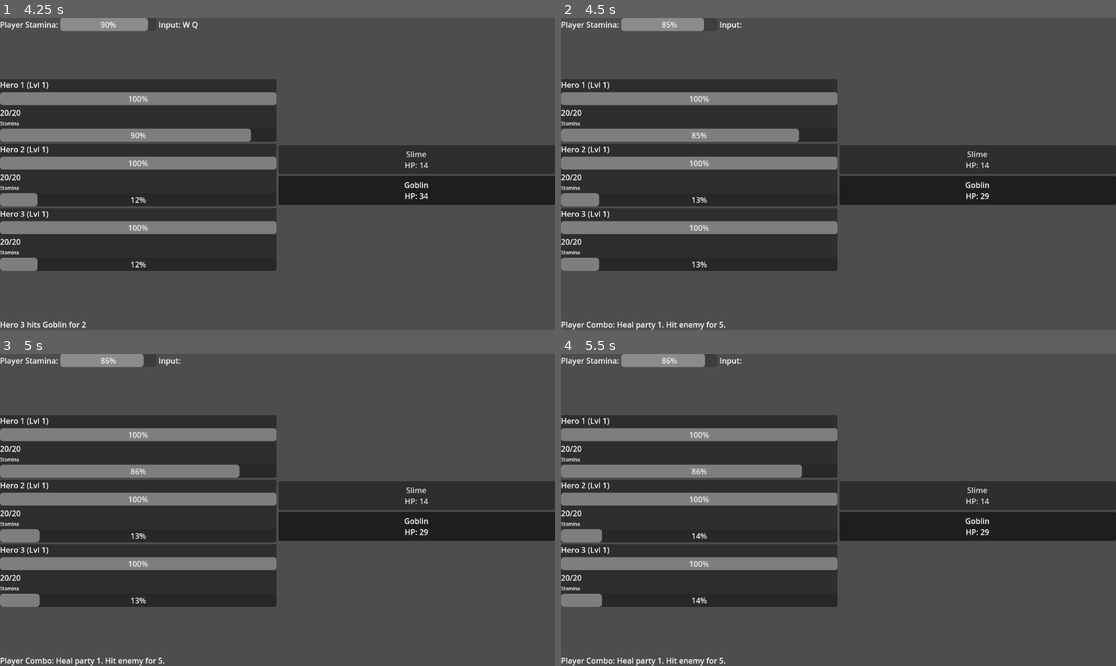
Above: before the commit, frames 1-4 (two rows, left to right).
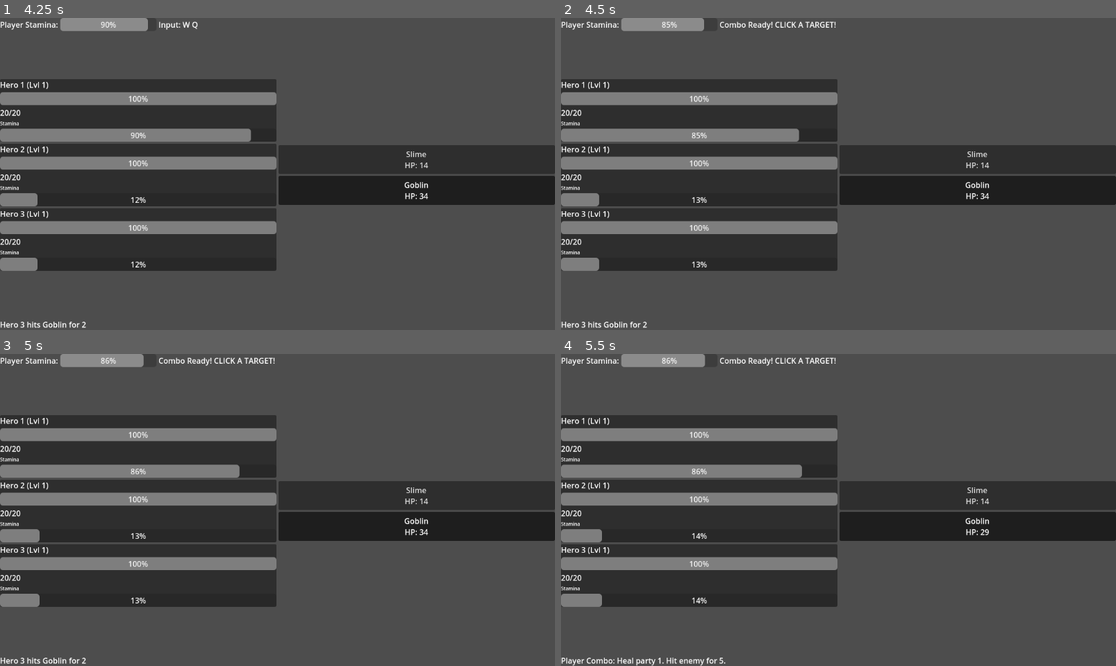
Above: after the commit, the same moments.

Repository: BautistaBravo/ReinosLowScope
Game: Godot game, scene res://scenes/MainMenu.tscn
Same seed, same stepped clock (60 frames per second), same inputs: the game is played once before the commit and once after it.
Inputs (mouse positions are in pixels of both pictures, inside the frame that each line leads up to):
- Up to frame 1 (4.25 s): click "New Game" at 0.5 s; click "Level 2" at 1.25 s; click "Slime HP: 14" at 2 s; click "Goblin HP: 34" at 2.75 s; tap Enter at 3.5 s; hold W from 3.53 s (still down); tap Q at 3.6 s
- Up to frame 2 (4.5 s): tap Space at 4.25 s; release W at 4.28 s; tap E at 4.35 s
- Up to frame 3 (5 s): no input
- Up to frame 4 (5.5 s): click (977, 525) at 5 s, where only the run before the commit has a clickable "Goblin HP: 29"

Frame 1 is identical in both runs. In frame 2, 0.6% of the frame differs, in the area x 0-78%, y 1-100%; in frame 3, 0.6%; in frame 4, 0.2%.

Commit message:
Update Combat Flow: Input Combo then Select Target
- Modified `Combat.gd` to change attack flow:
    - Inputs (Q/W/E) are buffered first.
    - Upon 3rd input, game enters "Target Selection" mode.
    - Player must click an enemy to execute the buffered combo.
- Updated `DOCUMENTATION.md` to reflect new combat mechanic.

Diff:
--- a/scripts/scenes/Combat.gd
+++ b/scripts/scenes/Combat.gd
@@ -6,6 +6,7 @@
 
 # State
 var is_combat_active = true
+var is_targeting_mode = false
 
 # Player State (Hero 1)
 var player_stamina = 100.0
@@ -39,6 +40,7 @@
 
 	player_stamina = party_stamina[0]
 	input_buffer = []
+	is_targeting_mode = false
 
 	_build_ui()
 	_load_party()
@@ -175,8 +177,14 @@
 		enemy_container.add_child(btn)
 
 func _on_enemy_selected(index):
-	selected_enemy_index = index
-	_refresh_enemy_ui()
+	if is_targeting_mode:
+		selected_enemy_index = index
+		_refresh_enemy_ui()
+		_execute_combo()
+		is_targeting_mode = false
+	else:
+		selected_enemy_index = index
+		_refresh_enemy_ui()
 
 func _process(delta):
 	if not is_combat_active:
@@ -307,21 +315,29 @@
 			key = "E"
 
 		if key != "":
+			if is_targeting_mode:
+				# Ignore combo inputs while waiting for target
+				return
+
 			if party_stamina[0] >= BASE_STAMINA_COST:
 				party_stamina[0] -= BASE_STAMINA_COST
 				input_buffer.append(key)
 				_update_input_label()
 
 				if input_buffer.size() >= 3:
-					_execute_combo()
+					# _execute_combo() -> REMOVED
+					# Trigger Target Selection Mode
+					is_targeting_mode = true
+					input_feedback.text = "Combo Ready! CLICK A TARGET!"
 			else:
 				log_label.text = "Not enough stamina!"
 
 func _update_input_label():
-	var text = "Input: "
-	for k in input_buffer:
-		text += k + " "
-	input_feedback.text = text
+	if not is_targeting_mode:
+		var text = "Input: "
+		for k in input_buffer:
+			text += k + " "
+		input_feedback.text = text
 
 func _execute_combo():
 	var q = input_buffer.count("Q")
Not shown, changed: DOCUMENTATION.md
